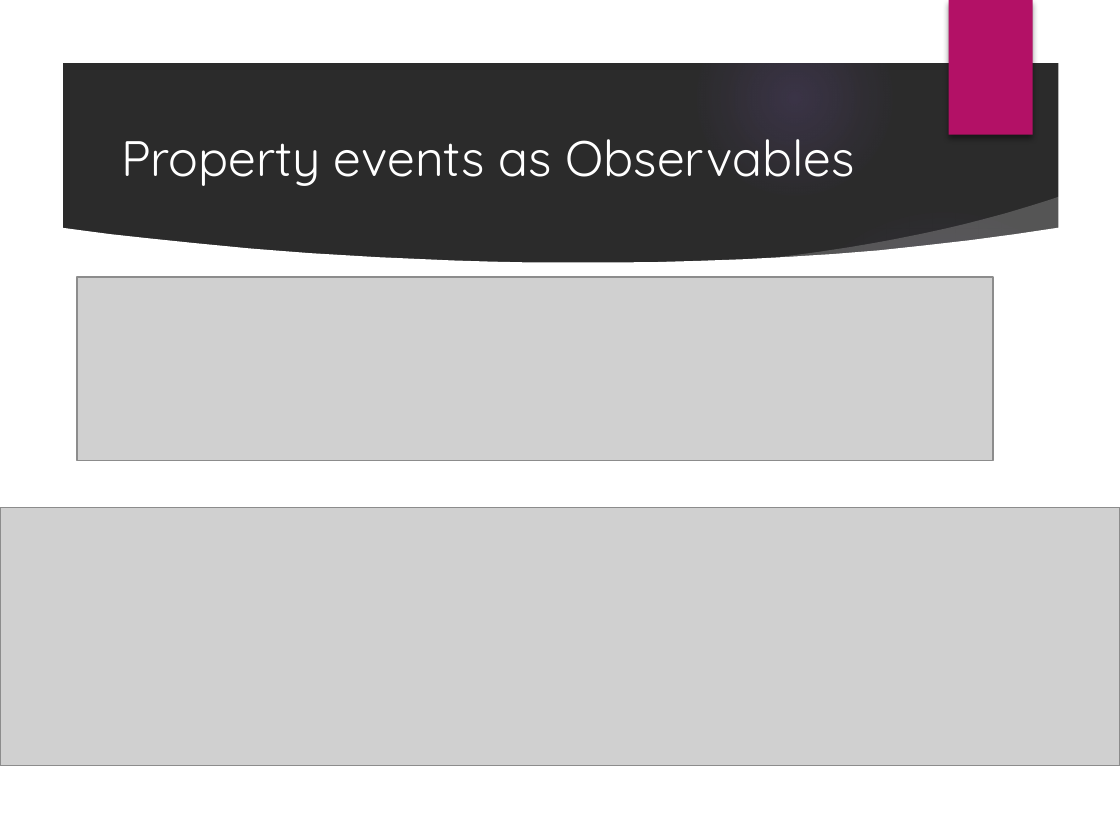
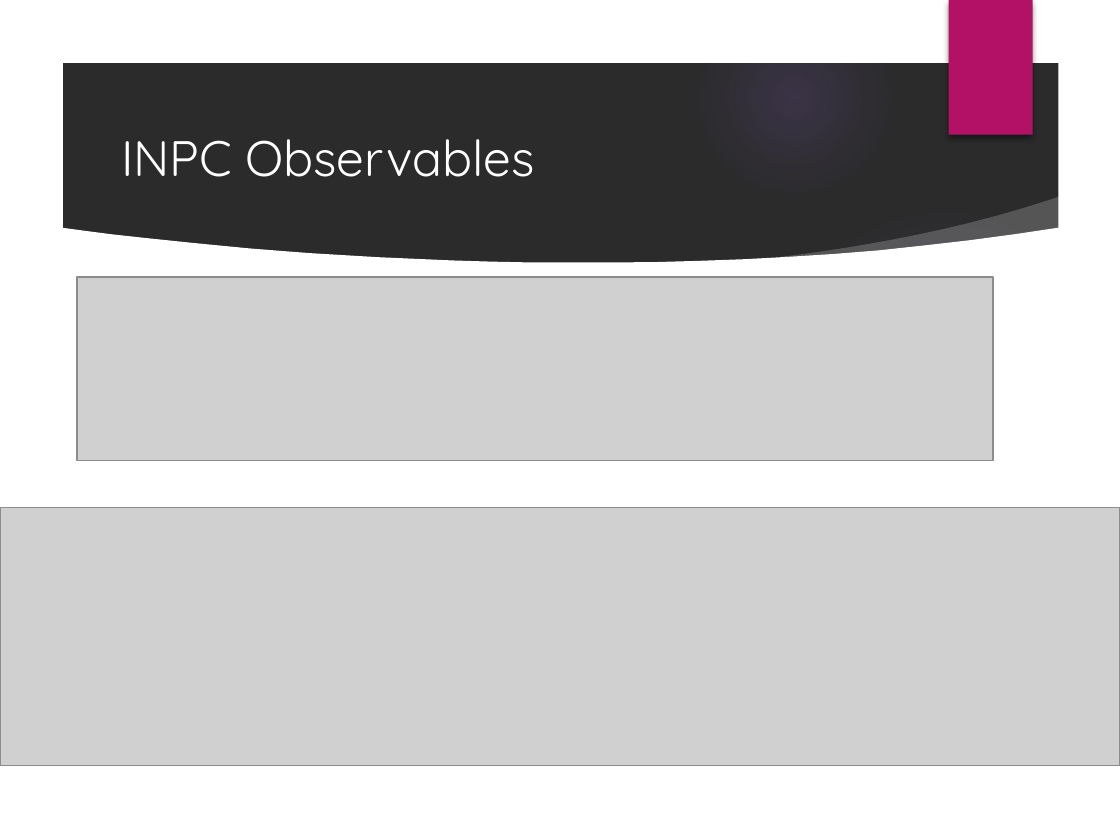
Before and after one commit to PureWeen/DevDays_20171116, a slide deck: slide 17 of DenverDevDays20171116.pptx. Drawn at 1120x840 pixels with LibreOffice and Linux fonts; fonts in the diff are those of the drawing; grey boxes stand for pictures; background and template pictures are left out; a plain dark background stands for a picture behind light text. Boxes give left, top, right and bottom in pixels: in the first picture for what was removed or moved away, otherwise in the second. Text is boxed around its words. In the diff, an @@ line names an element or a change of style, - is before the commit and + after.

```diff
--- a/DenverDevDays20171116.pptx
+++ b/DenverDevDays20171116.pptx
@@ title at bbox=[121, 139, 534, 177]: text changed @@
-Property events as Observables
+INPC Observables
```
Also in this commit, not shown: 5 other slides changed, 2 slides added, 5 other files.
